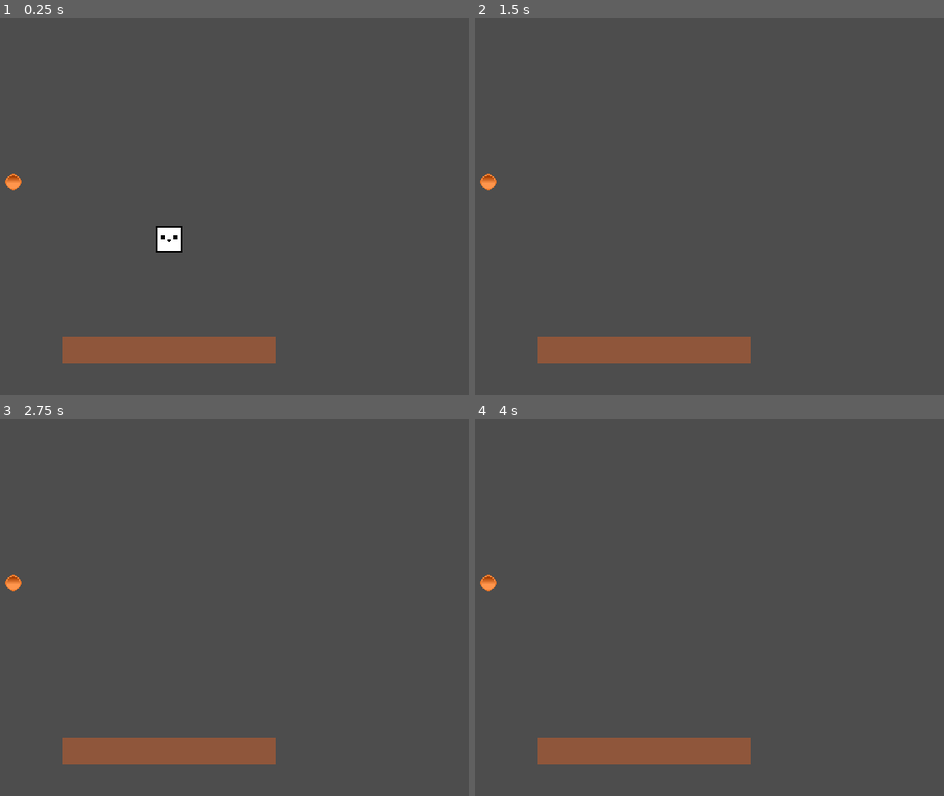
Above: before the commit, frames 1-4 (two rows, left to right).
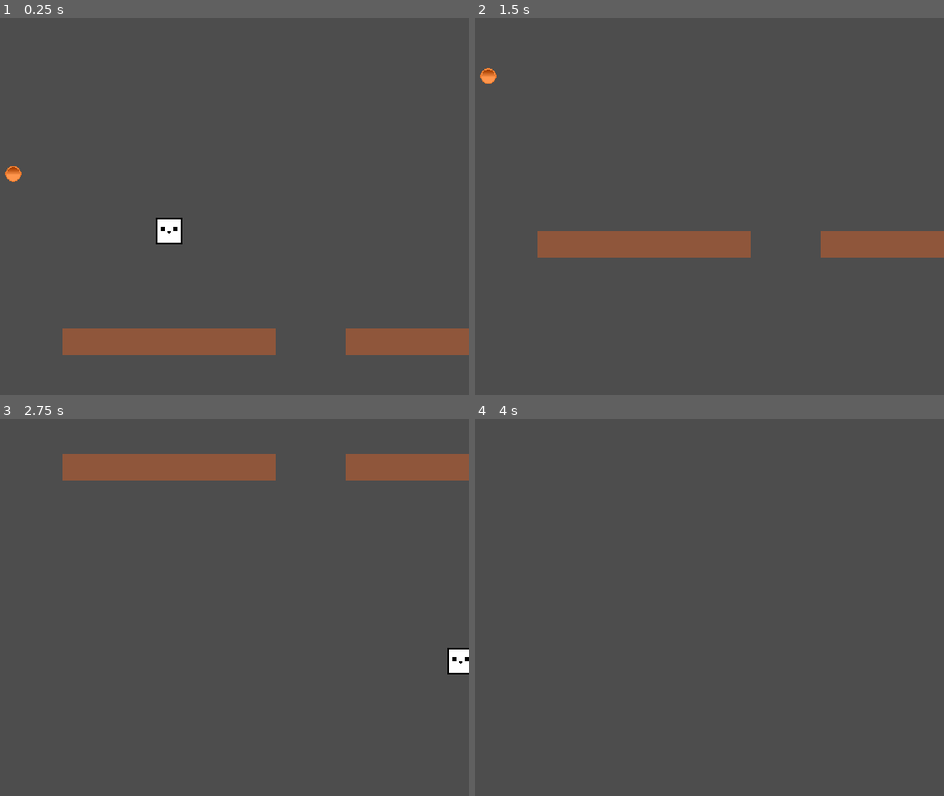
Above: after the commit, the same moments.

Repository: Igor-Gabriel-D/Godot-Examples
Game: Godot game, scene res://scenes/main.tscn
The game is run twice, just before and just after one commit, with the same random seed, the same clock (stepped at 60 frames per second) and the same inputs.
Inputs:
- Up to frame 1 (0.25 s): no input
- Up to frame 2 (1.5 s): tap Enter (ui_accept) at 0.5, 0.77 s; hold Right (ui_right) from 0.53 s (still down); tap Z (Z) at 0.6, 1.35 s
- Up to frame 3 (2.75 s): tap Enter (ui_accept) at 1.52 s; release Right (ui_right) at 2.03 s; hold Left (ui_left) from 2.03 s (still down); tap Z (Z) at 2.1 s
- Up to frame 4 (4 s): release Left (ui_left) at 2.78 s; hold Right (ui_right) from 2.78 s (still down); tap Z (Z) at 2.85, 3.6 s; tap Enter (ui_accept) at 3.02, 3.5, 3.77 s

The runs differ from the first frame. In frame 1, 4.4% of the frame differs, in the area x 1-100%, y 39-92%; in frame 2, 8.5%; in frame 3, 8.7%, in the area x 1-100%, y 9-92%; in frame 4, 3.3%.

Commit message:
feat: add camera2D to player

Diff:
--- a/examples/2D/platform/scenes/main.tscn
+++ b/examples/2D/platform/scenes/main.tscn
@@ -12,5 +12,8 @@
 [node name="Platform" parent="." instance=ExtResource("2_0wfyh")]
 position = Vector2(360, 402)
 
+[node name="Platform2" parent="." instance=ExtResource("2_0wfyh")]
+position = Vector2(700, 402)
+
 [node name="coin" parent="." instance=ExtResource("3_sugp2")]
 position = Vector2(173, 200)
--- a/examples/2D/platform/scenes/player.tscn
+++ b/examples/2D/platform/scenes/player.tscn
@@ -14,3 +14,9 @@
 
 [node name="CollisionShape2D" type="CollisionShape2D" parent="."]
 shape = SubResource("RectangleShape2D_g2els")
+
+[node name="Camera2D" type="Camera2D" parent="."]
+limit_left = -720
+limit_right = 720
+position_smoothing_enabled = true
+rotation_smoothing_enabled = true
